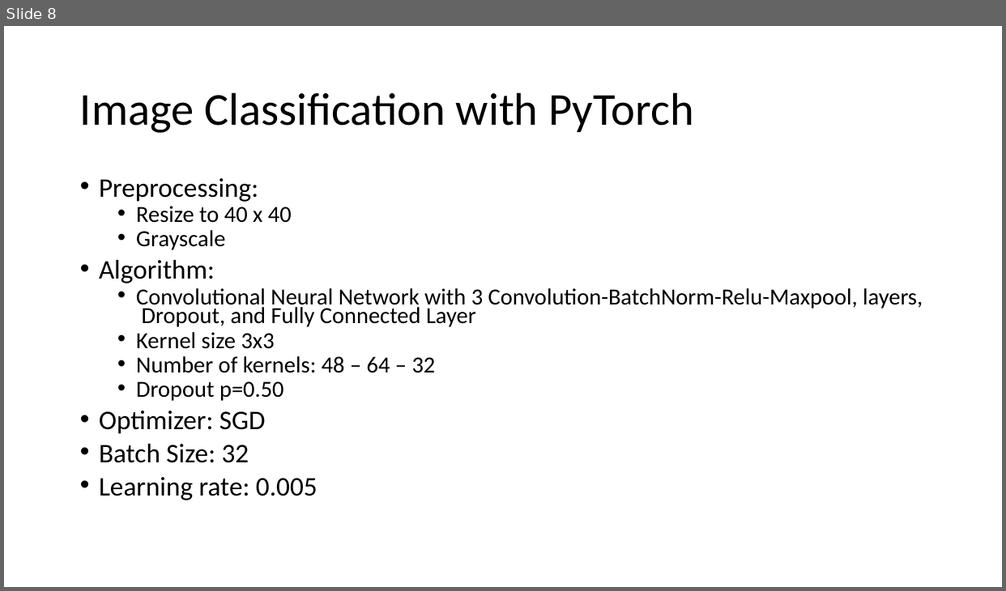
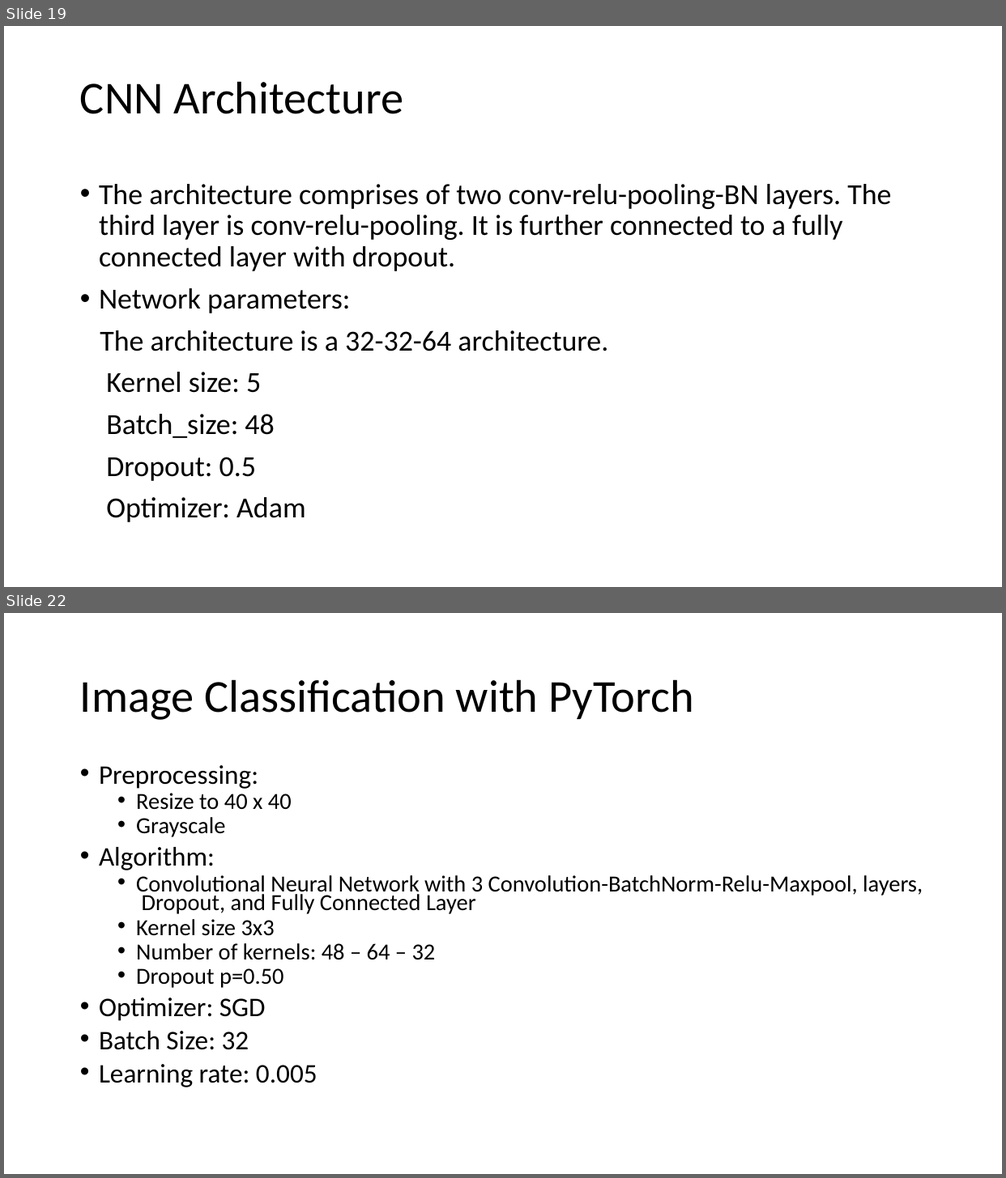
Before and after one commit to BillGrieser-GW/Final-Project-Group-7, a slide deck: Final-Group-Presentation/Group7.pptx. Shown one above the other, each under a label of ours: slide 8 before the commit, slides 19 and 22 after it; the slides between them are not shown. The pictures are 1006x591 and 1006x1178 pixels, drawn with LibreOffice and Linux fonts; fonts in the diff are those of the drawing. Boxes give left, top, right and bottom in pixels: in the first picture for what was removed or moved away, otherwise in the second. Text is boxed around its words. In the diff, an @@ line names an element or a change of style, - is before the commit and + after.

```diff
--- a/Final-Group-Presentation/Group7.pptx
+++ b/Final-Group-Presentation/Group7.pptx
@@ slide 19 added at bbox=[4, 26, 1002, 587], background #FFFFFF @@
@@ title added at bbox=[80, 81, 404, 114], 44 pt, text #000000 @@
+CNN Architecture
@@ text added at bbox=[99, 184, 891, 523], 28 pt, text #000000 @@
+• The architecture comprises of two conv-relu-pooling-BN layers. The third layer is conv-relu-pooling. It is further connected to a fully connected layer with dropout.
+• Network parameters:
+The architecture is a 32-32-64 architecture.
+Kernel size: 5
+Batch_size: 48
+Dropout: 0.5
+Optimizer: Adam
@@ what was slide 8 is now slide 22 @@
```
Also in this commit, not shown: 1 slide changed, 15 other slides added, 2 slides removed, 3 other files.
